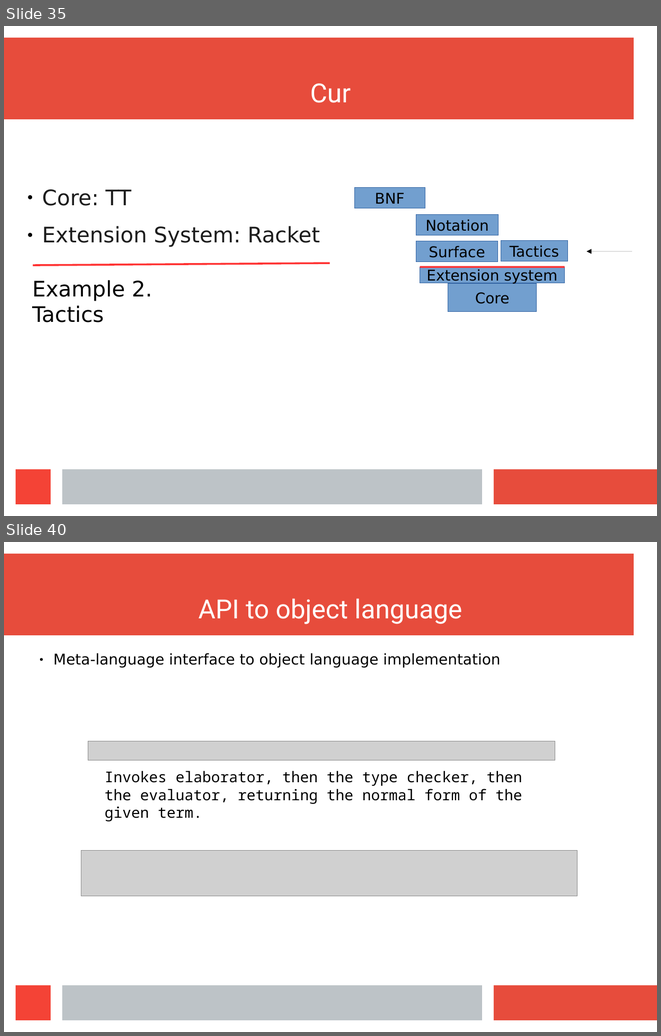
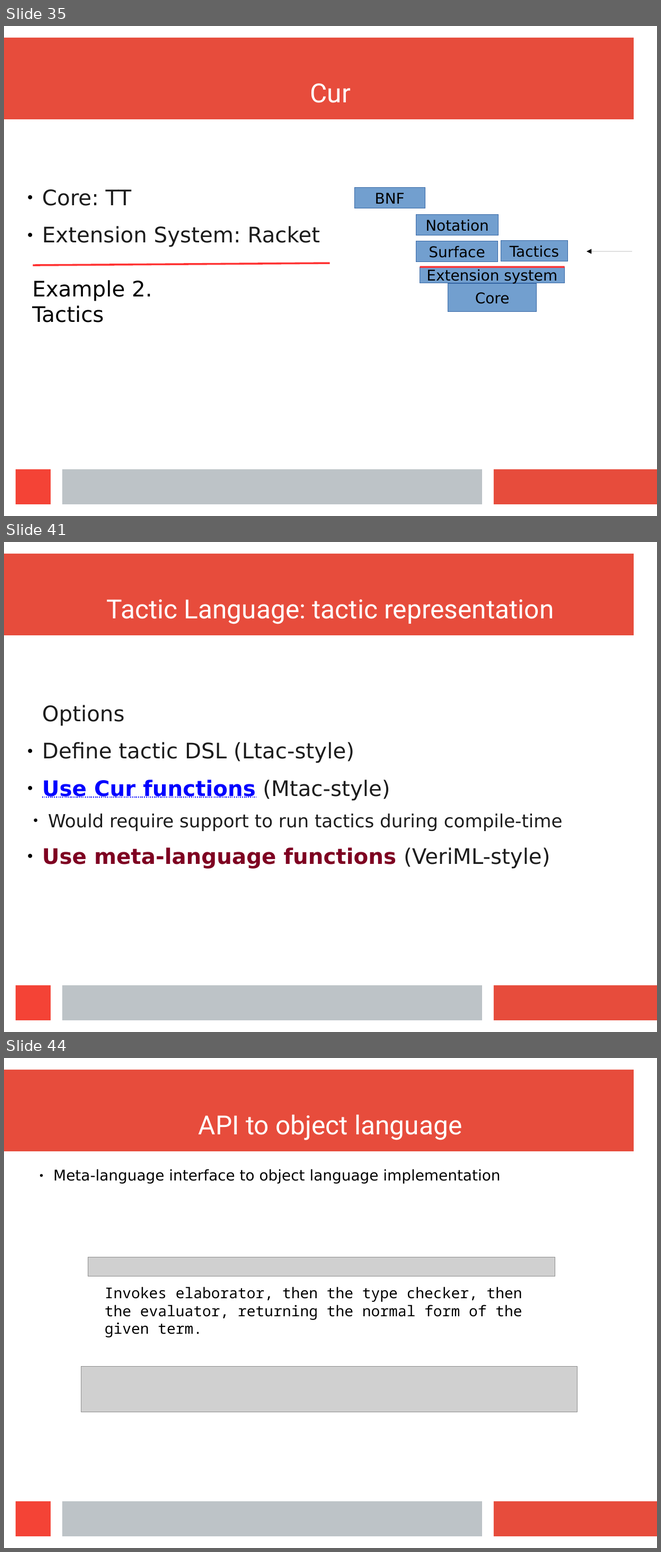
Before and after one commit to wilbowma/cur, a slide deck: hope-2016/slides.odp. Shown one above the other, each under a label of ours: slides 35 and 40 before the commit, slides 35, 41 and 44 after it; the slides between them are not shown. The pictures are 661x1036 and 661x1552 pixels, drawn with LibreOffice and Linux fonts; fonts in the diff are those of the drawing; grey boxes stand for pictures. Boxes give left, top, right and bottom in pixels: in the first picture for what was removed or moved away, otherwise in the second. Text is boxed around its words. In the diff, an @@ line names an element or a change of style, - is before the commit and + after.

```diff
--- a/hope-2016/slides.odp
+++ b/hope-2016/slides.odp
@@ slide 41 added at [4,542,657,1032], background #FFFFFF; not listed: 4 template elements that a slide beside it also shows @@
@@ title added at [106,599,554,624], 32 pt, text #FFFFFF @@
+Tactic Language: tactic representation
@@ text added at [42,705,563,868], 26 pt, text #1C1C1C @@
+Options
+● Define tactic DSL (Ltac-style)
+● Use Cur functions (Mtac-style)
+  ● Would require support to run tactics during compile-time
+● Use meta-language functions (VeriML-style)
@@ what was slide 40 is now slide 44 @@
```
Also in this commit, not shown: 8 other slides added, 3 slides removed.
